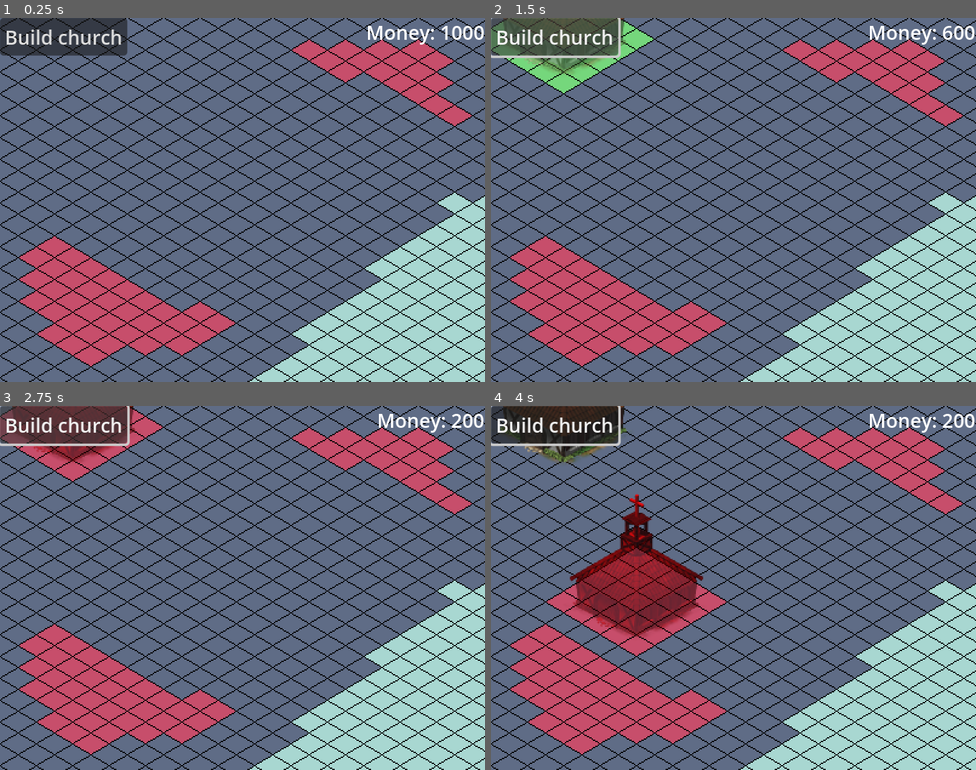
Above: before the commit, frames 1-4 (two rows, left to right).
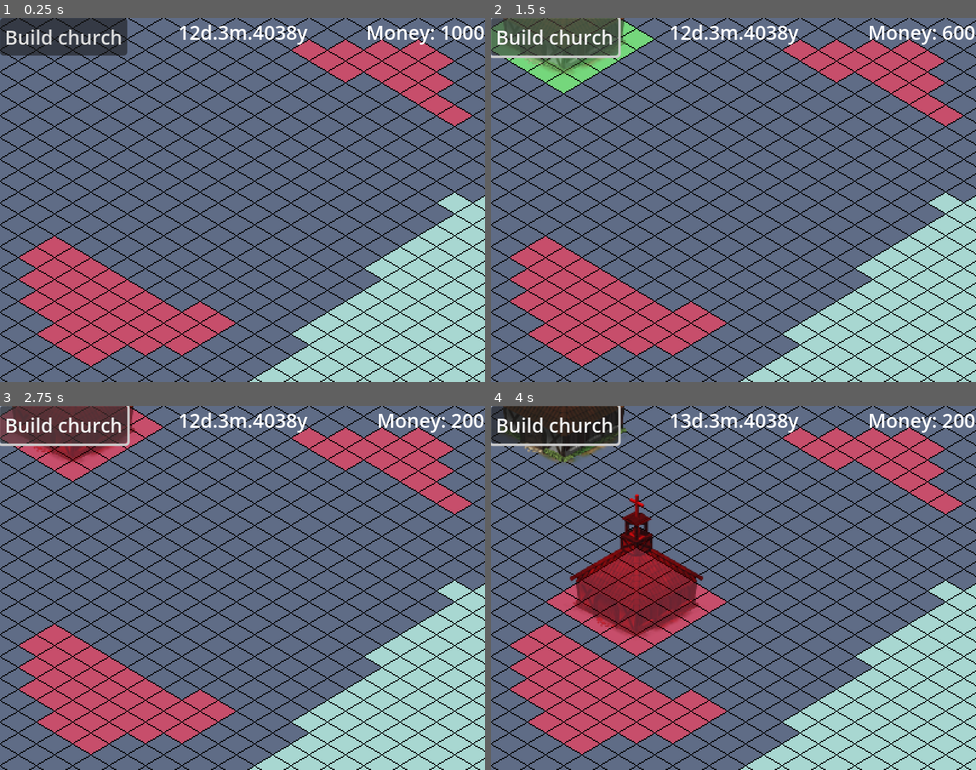
Above: after the commit, the same moments.

Repository: BurntRobot/artifical_heart_at_the_water-s_edge
Game: Godot game, scene res://world.tscn
Same seed, same stepped clock (60 frames per second), same inputs: the game is played once before the commit and once after it.
Inputs (mouse positions are in pixels of both pictures, inside the frame that each line leads up to):
- Up to frame 1 (0.25 s): no input
- Up to frame 2 (1.5 s): click "Build church" at 0.5 s; click "Build church" at 1.25 s
- Up to frame 3 (2.75 s): click "Build church" at 2 s
- Up to frame 4 (4 s): tap Enter at 2.75 s; move the mouse to (840, 569) at 2.77 s; press the mouse at (840, 569) at 2.78 s; tap Space at 3.5 s; move the mouse to (636, 606) at 3.52 s; release the mouse at (636, 606) at 3.53 s; click (636, 606) at 3.6 s

The runs differ from the first frame. In frame 1, 0.5% of the frame differs, in the area x 37-64%, y 1-8%; in frame 2, 0.5%; in frame 3, 0.5%; in frame 4, 0.5%.

Commit message:
Added date counter

Diff:
--- a/Buildings/building.gd
+++ b/Buildings/building.gd
@@ -4,10 +4,8 @@
 @onready var base: TileMapLayer = $Base
 @onready var sprite: Sprite2D = $Sprite
 @onready var animation_player: AnimationPlayer = $AnimationPlayer
-@onready var second_timer: Timer = $SecondTimer
-@onready var minute_timer: Timer = $MinuteTimer
 
-var building_cost: int = 400
+@export var building_cost: int = 400
 
 var rotated: bool = false
 var is_built: bool = false
@@ -40,12 +38,11 @@
 func _build():
 	animation_player.play("start_building")
 	is_built = true
-	second_timer.start()
-	minute_timer.start()
 	CityResources.money -= building_cost
+	CityResources.max_houses = 1
 
-func _on_second_timer_timeout() -> void:
-	pass # Replace with function body.
+func next_day():
+	CityResources.money += 5 #TODO: *workers
 
-func _on_minute_timer_timeout() -> void:
-	pass # Replace with function body.
+func next_month():
+	pass
--- a/Buildings/building.tscn
+++ b/Buildings/building.tscn
@@ -100,11 +100,3 @@
 }
 
 [node name="AudioStreamPlayer" type="AudioStreamPlayer" parent="."]
-
-[node name="SecondTimer" type="Timer" parent="."]
-
-[node name="MinuteTimer" type="Timer" parent="."]
-wait_time = 60.0
-
-[connection signal="timeout" from="SecondTimer" to="." method="_on_second_timer_timeout"]
-[connection signal="timeout" from="MinuteTimer" to="." method="_on_minute_timer_timeout"]
--- /dev/null
+++ b/GUI/date_label.gd
@@ -0,0 +1,5 @@
+extends Label
+
+
+func _physics_process(_delta: float) -> void:
+	text = str(CityResources.day) + "d." + str(CityResources.month) + "m." + str(CityResources.year) + "y"
--- /dev/null
+++ b/GUI/day_timer.gd
@@ -0,0 +1,18 @@
+extends Timer
+
+var MAX_DAY: int = 30
+var MAX_MONTH: int = 12
+
+func _on_timeout() -> void:
+	_next_day()
+
+func _next_day():
+	if CityResources.day < MAX_DAY:
+		CityResources.day += 1
+	elif CityResources.month < MAX_MONTH:
+		CityResources.day = 1
+		CityResources.month += 1
+	else:
+		CityResources.day = 1
+		CityResources.month = 1
+		CityResources.year += 1
--- a/money_label.gd
+++ b/GUI/money_label.gd
@@ -1,5 +1,5 @@
 extends Label
 
 
-func _physics_process(delta: float) -> void:
+func _physics_process(_delta: float) -> void:
 	text = "Money: " + str(CityResources.money)
--- a/Player/player_camera.gd
+++ b/Player/player_camera.gd
@@ -10,7 +10,8 @@
 
 func _physics_process(_delta: float) -> void:
 	if get_global_mouse_position().x <= 0 + SCREEN_BORDER_FOR_MOVEMENT:
-		print(position.x)
+		pass
+		#print(position.x)
 		#position.x -= 1
 		#print(event.relative)
 
@@ -19,4 +20,4 @@
 		if event.button_index == MOUSE_BUTTON_WHEEL_UP and event.pressed:
 			zoom += Vector2(0.2, 0.2)
 		elif event.button_index == MOUSE_BUTTON_WHEEL_DOWN and event.pressed:
-			zoom -= Vector2(0.2, 0.2)
+			zoom -= Vector2(0.2, 0.2) #TODO: bug with <0
--- a/city_resources.gd
+++ b/city_resources.gd
@@ -1,11 +1,17 @@
 extends Node
 
-var money:int = 1000
+var money: int = 1000
 
-var water:int = 100
-var life_water:int = 30
-var golder_ore:int = 0
+var water: int = 100
+var life_water: int = 30
+var golder_ore: int = 0
 
-var citizens:int = 0
-var workers:int = 0
-var unemployed:int = 0
+var citizens: int = 0
+var workers: int = 0
+var unemployed: int = 0
+
+var max_houses: int = 0
+
+var day: int = 12
+var month: int = 3
+var year: int = 4038
--- a/world.tscn
+++ b/world.tscn
@@ -1,10 +1,12 @@
-[gd_scene load_steps=6 format=4 uid="uid://cxnlncaghbgq2"]
+[gd_scene load_steps=8 format=4 uid="uid://cxnlncaghbgq2"]
 
-[ext_resource type="Script" uid="uid://b6kq3swrrqtyl" path="res://map.gd" id="1_aqk2v"]
+[ext_resource type="Script" uid="uid://b6kq3swrrqtyl" path="res://Map/map.gd" id="1_aqk2v"]
 [ext_resource type="TileSet" uid="uid://chx3a5tst7d7j" path="res://Map/Tiles/tile_set.tres" id="1_fj7yv"]
 [ext_resource type="PackedScene" uid="uid://ce0ymdlijkja6" path="res://Buildings/church.tscn" id="2_036b0"]
 [ext_resource type="Script" uid="uid://c8b52ovhgrp2j" path="res://Player/player_camera.gd" id="4_aqk2v"]
-[ext_resource type="Script" uid="uid://dyl05h3ppiq0x" path="res://money_label.gd" id="5_036b0"]
+[ext_resource type="Script" uid="uid://dyl05h3ppiq0x" path="res://GUI/money_label.gd" id="5_036b0"]
+[ext_resource type="Script" uid="uid://djjjdyay4mfa2" path="res://GUI/day_timer.gd" id="6_dwbse"]
+[ext_resource type="Script" uid="uid://dn5bre6derpqq" path="res://GUI/date_label.gd" id="6_pkg7o"]
 
 [node name="World" type="Node"]
 
@@ -53,4 +55,20 @@
 grow_horizontal = 0
 script = ExtResource("5_036b0")
 
+[node name="DateLabel" type="Label" parent="GUI"]
+anchors_preset = 5
+anchor_left = 0.5
+anchor_right = 0.5
+offset_left = -20.0
+offset_right = 20.0
+offset_bottom = 23.0
+grow_horizontal = 2
+script = ExtResource("6_pkg7o")
+
+[node name="DayTimer" type="Timer" parent="."]
+wait_time = 3.0
+autostart = true
+script = ExtResource("6_dwbse")
+
 [connection signal="pressed" from="GUI/test_build" to="Game/Map" method="_on_test_build_pressed"]
+[connection signal="timeout" from="DayTimer" to="DayTimer" method="_on_timeout"]
Not shown, added: GUI/date_label.gd.uid
Not shown, added: GUI/day_timer.gd.uid
Renamed: money_label.gd.uid -> GUI/money_label.gd.uid
Renamed: map.gd -> Map/map.gd
Renamed: map.gd.uid -> Map/map.gd.uid
